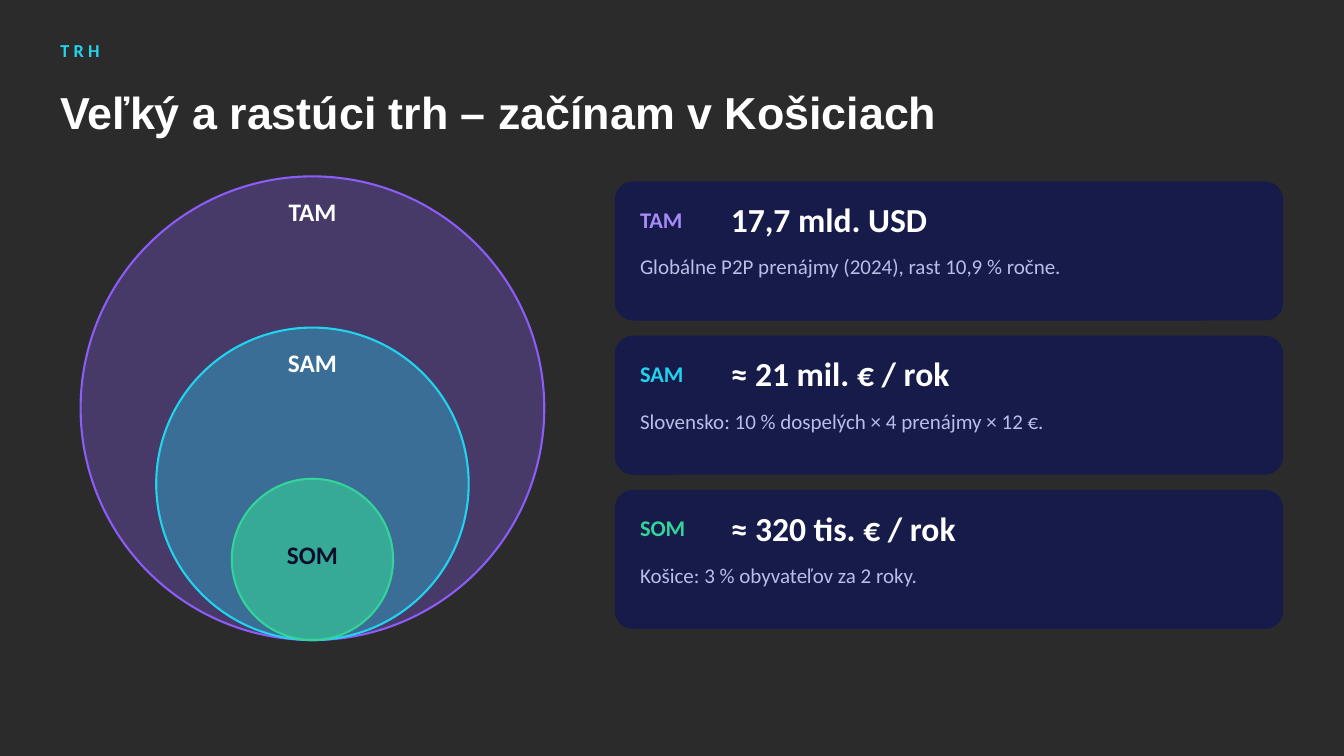
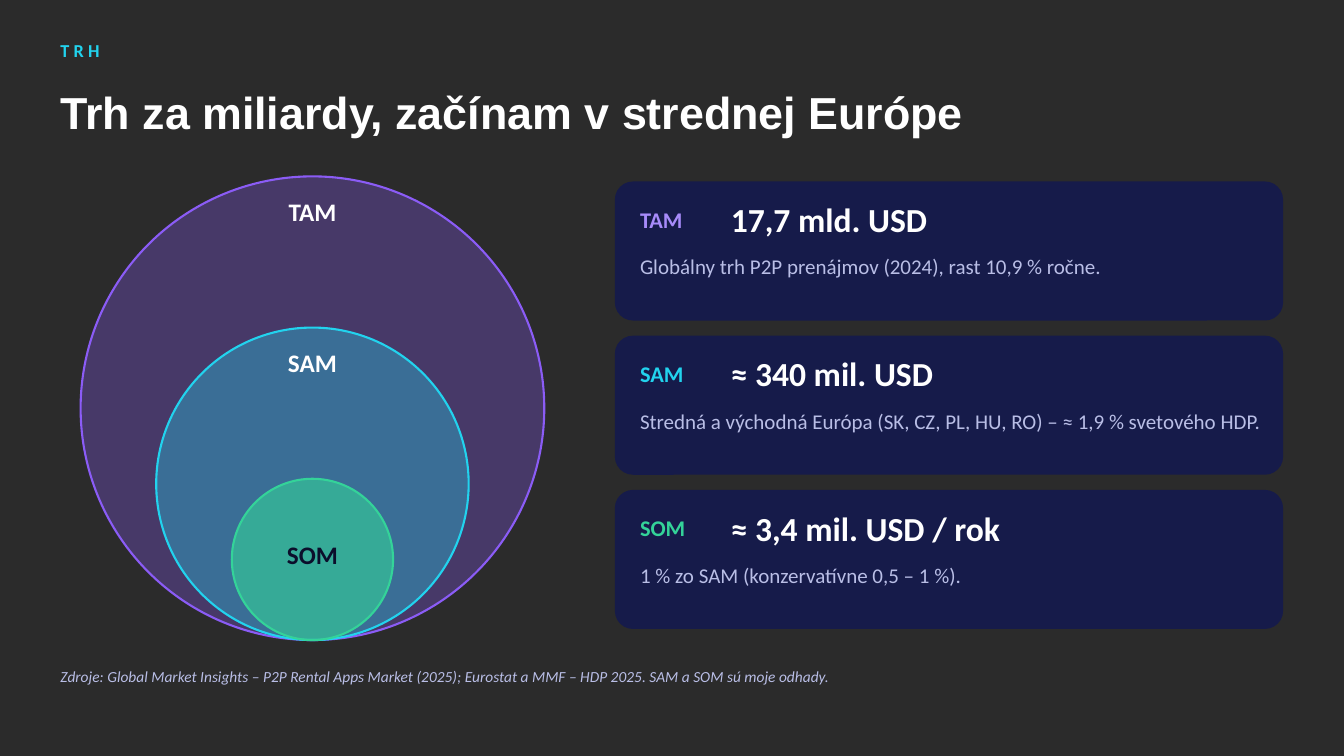
Before and after one commit to samueljurik5-web/shareon, a slide deck: slide 7 of docs/pitch/ShareOn-pitch-deck.pptx (slide 5 before the commit). Drawn at 1344x756 pixels with LibreOffice and Linux fonts; fonts in the diff are those of the drawing; background and template pictures are left out; a plain dark background stands for a picture behind light text. Boxes give left, top, right and bottom in pixels: in the first picture for what was removed or moved away, otherwise in the second. Text is boxed around its words. In the diff, an @@ line names an element or a change of style, - is before the commit and + after.

```diff
--- a/docs/pitch/ShareOn-pitch-deck.pptx
+++ b/docs/pitch/ShareOn-pitch-deck.pptx
@@ title at (60, 95, 963, 138): text changed @@
-Veľký a rastúci trh – začínam v Košiciach
+Trh za miliardy, začínam v strednej Európe
@@ text at (640, 259, 1101, 278): text changed @@
-Globálne P2P prenájmy (2024), rast 10,9 % ročne.
+Globálny trh P2P prenájmov (2024), rast 10,9 % ročne.
@@ text at (755, 362, 933, 387): text changed @@
-≈ 21 mil. € / rok
+≈ 340 mil. USD
@@ text at (640, 414, 1260, 433): text changed @@
-Slovensko: 10 % dospelých × 4 prenájmy × 12 €.
+Stredná a východná Európa (SK, CZ, PL, HU, RO) – ≈ 1,9 % svetového HDP.
@@ text at (755, 517, 1000, 546): text changed @@
-≈ 320 tis. € / rok
+≈ 3,4 mil. USD / rok
@@ text at (640, 568, 930, 586): text changed @@
-Košice: 3 % obyvateľov za 2 roky.
+1 % zo SAM (konzervatívne 0,5 – 1 %).
@@ text added at (60, 671, 829, 685), 11 pt, text #B9BEE6, italic @@
+Zdroje: Global Market Insights – P2P Rental Apps Market (2025); Eurostat a MMF – HDP 2025. SAM a SOM sú moje odhady.
```
Also in this commit, not shown: 3 other slides changed, 6 slides added, 2 slides removed, 1 other file.
